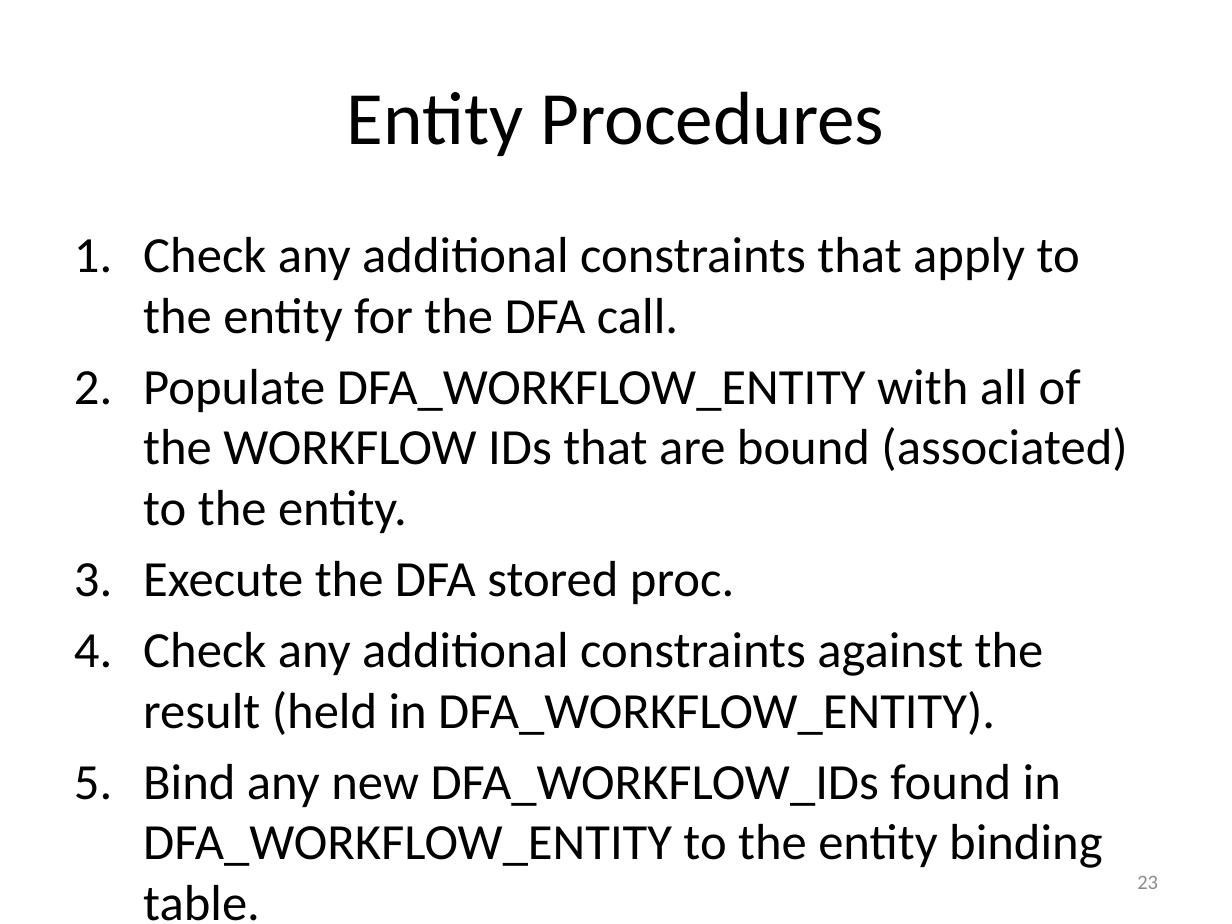
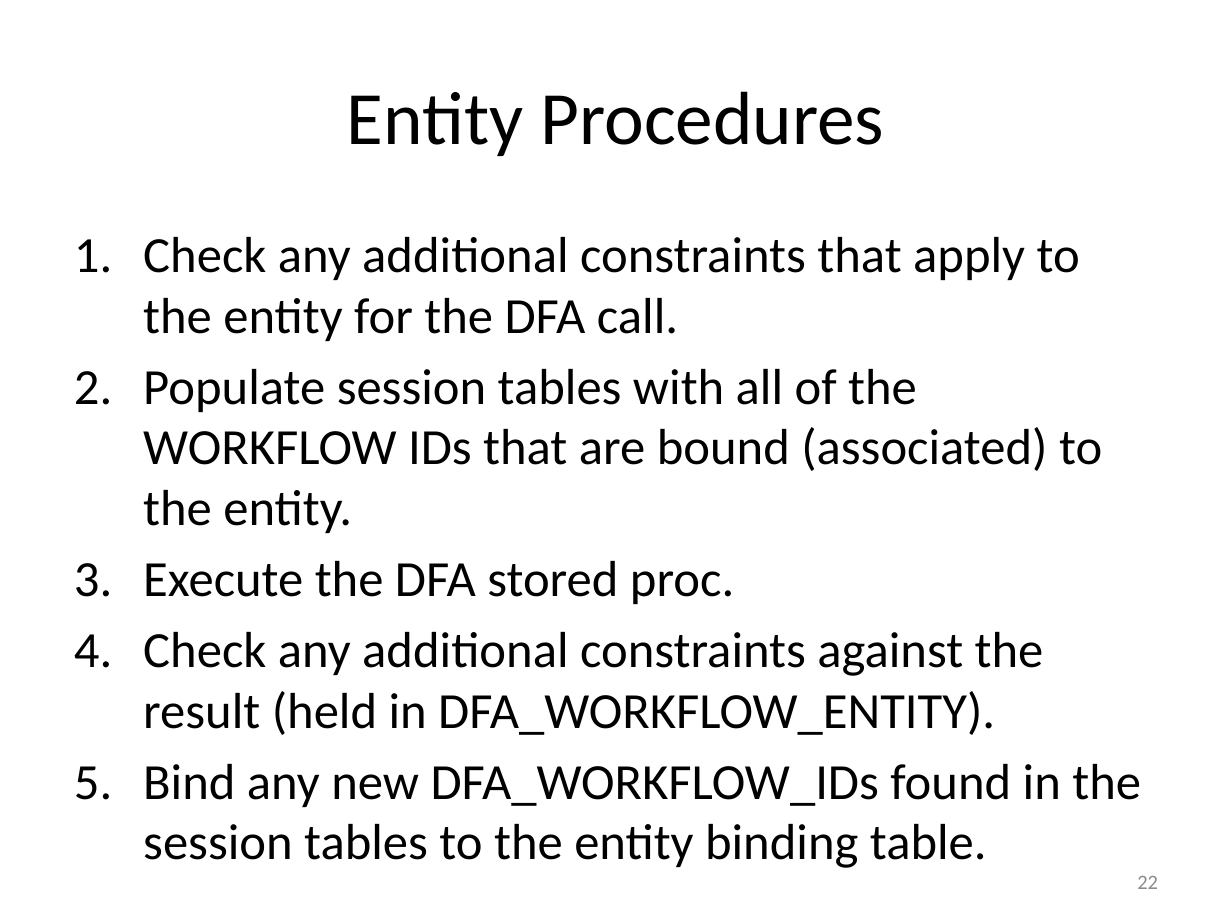
Before and after one commit to RichardRoda/DFA-Workflow-Model, a slide deck: slide 22 of Modeling Workflows with Event Driven DFA.pptx (slide 23 before the commit). Drawn at 1232x924 pixels with LibreOffice and Linux fonts; fonts in the diff are those of the drawing. Boxes give left, top, right and bottom in pixels: in the first picture for what was removed or moved away, otherwise in the second. Text is boxed around its words. In the diff, an @@ line names an element or a change of style, - is before the commit and + after.

```diff
--- a/Modeling Workflows with Event Driven DFA.pptx
+++ b/Modeling Workflows with Event Driven DFA.pptx
@@ text at (x1=143, y1=369, x2=1102, y2=533): text changed @@
-2. Populate DFA_WORKFLOW_ENTITY with all of the WORKFLOW IDs that are bound (associated) to the entity.
+2. Populate session tables with all of the WORKFLOW IDs that are bound (associated) to the entity.
@@ text at (x1=143, y1=764, x2=1141, y2=868): text changed @@
-5. Bind any new DFA_WORKFLOW_IDs found in DFA_WORKFLOW_ENTITY to the entity binding table.
+5. Bind any new DFA_WORKFLOW_IDs found in the session tables to the entity binding table.
@@ page number at (x1=1137, y1=876, x2=1158, y2=889): text changed @@
-23
+22
```
Also in this commit, not shown: 3 slides added, 2 slides removed, 1 other file.
